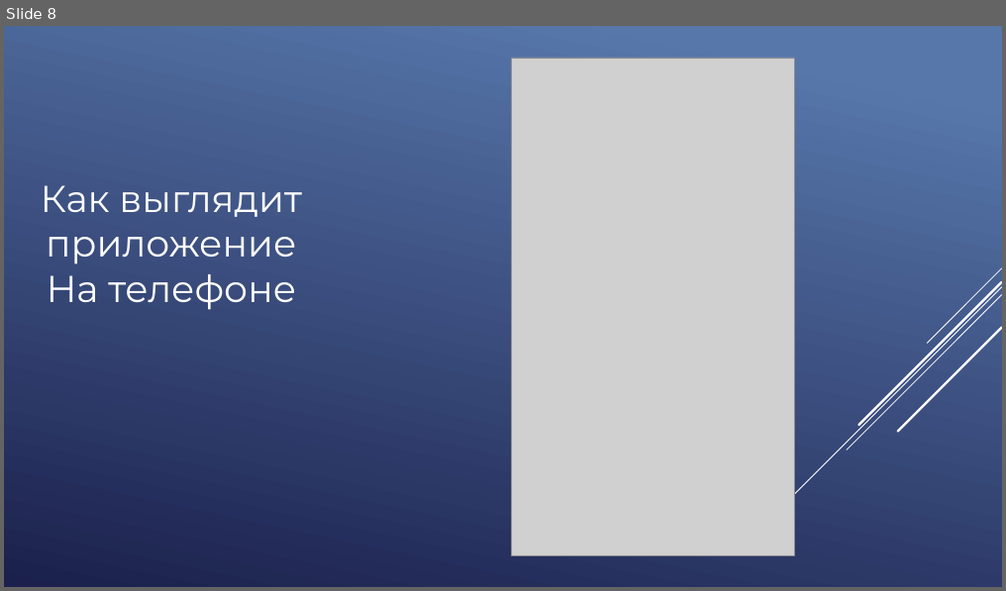
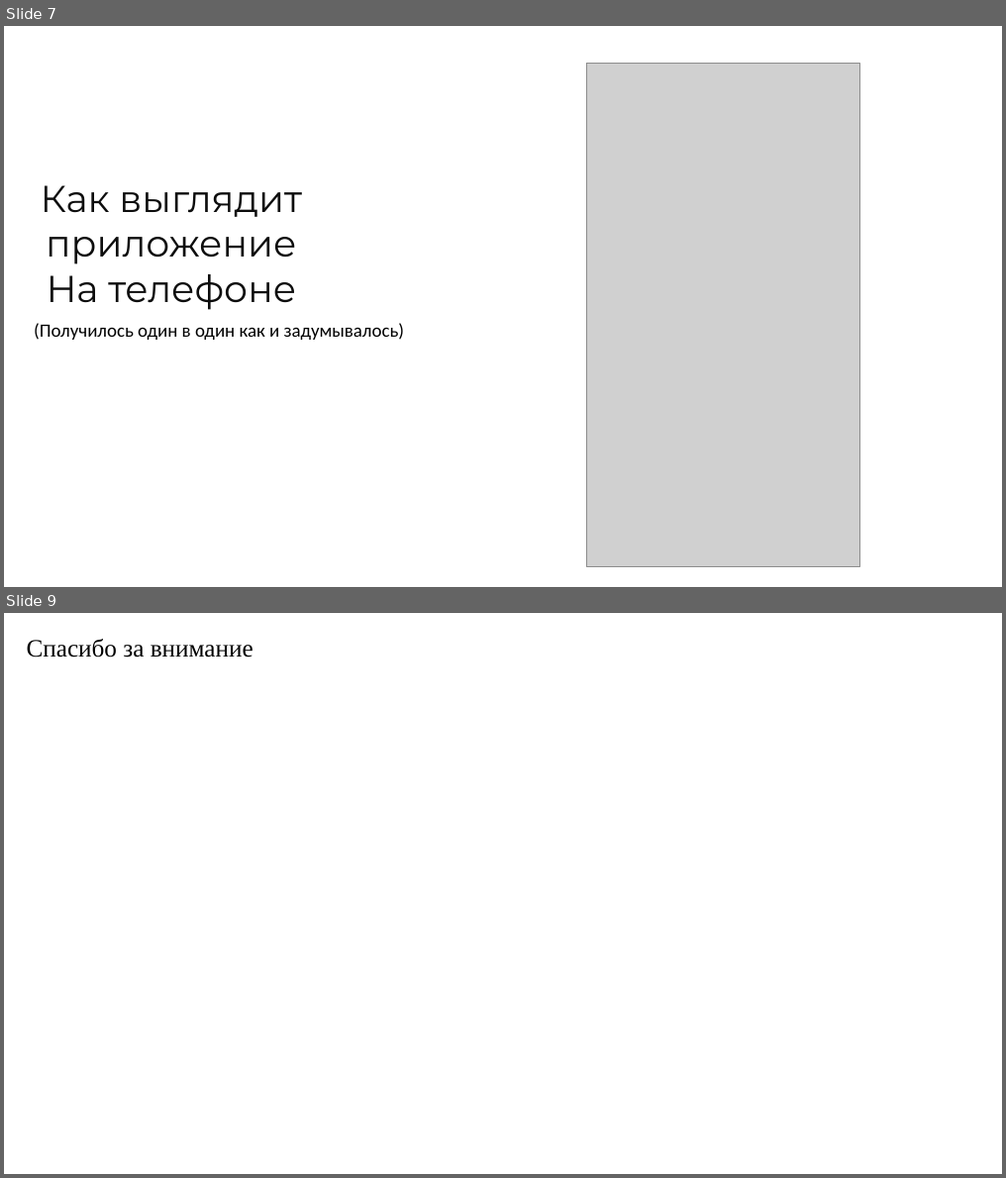
Before and after one commit to Taburet-Killer/Checkers, a slide deck: презентация_по_курсовому_проекту.pptx. Shown one above the other, each under a label of ours: slide 8 before the commit, slides 7 and 9 after it; the slides between them are not shown. The pictures are 1006x591 and 1006x1178 pixels, drawn with LibreOffice and Linux fonts; fonts in the diff are those of the drawing; grey boxes stand for pictures; background and template pictures are left out. Boxes give left, top, right and bottom in pixels: in the first picture for what was removed or moved away, otherwise in the second. Text is boxed around its words. In the diff, an @@ line names an element or a change of style, - is before the commit and + after.

```diff
--- a/презентация_по_курсовому_проекту.pptx
+++ b/презентация_по_курсовому_проекту.pptx
@@ slide 9 added at [4, 613, 1002, 1174], background picture (left out) @@
@@ text added at [27, 639, 253, 658], 24 pt, text #000000 @@
+Спасибо за внимание
@@ what was slide 8 is now slide 7 @@
@@ slide 7 changed as well @@
@@ background gradient #5877AB to #1C204D to #FFFFFF @@
@@ picture: place and size @@
-picture at [512, 58, 794, 556]
+picture at [586, 64, 859, 567]
@@ text "Как выглядит приложение На телефоне" at [41, 185, 302, 310]: text colour #FFFFFF to #0D0D0D @@
@@ text added at [34, 323, 405, 340], 18 pt, text #000000 @@
+(Получилось один в один как и задумывалось)
@@ group removed at [757, 269, 1002, 531]: 5 lines @@
```
Also in this commit, not shown: 3 other slides changed, 4 other slides added, 5 slides removed.
